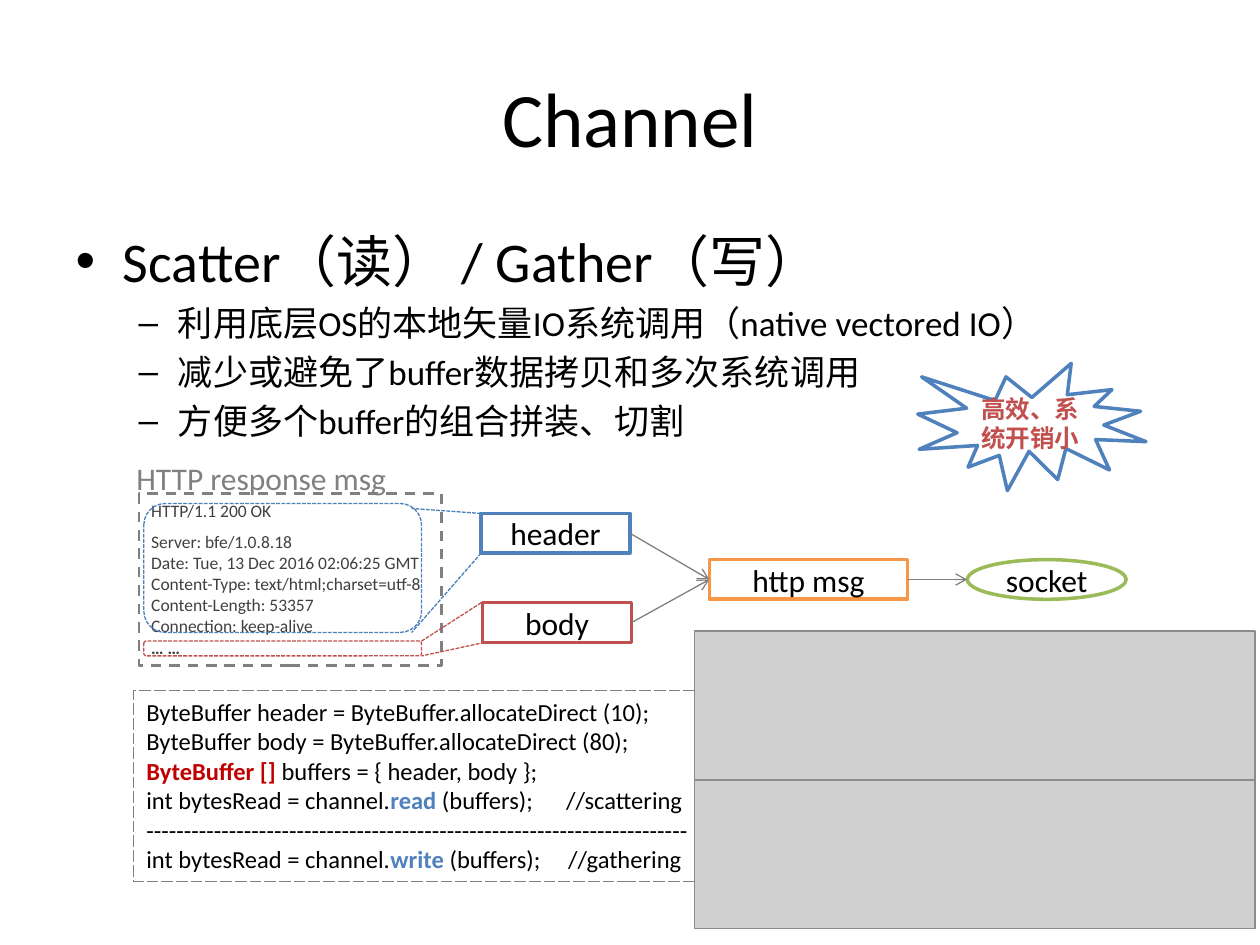
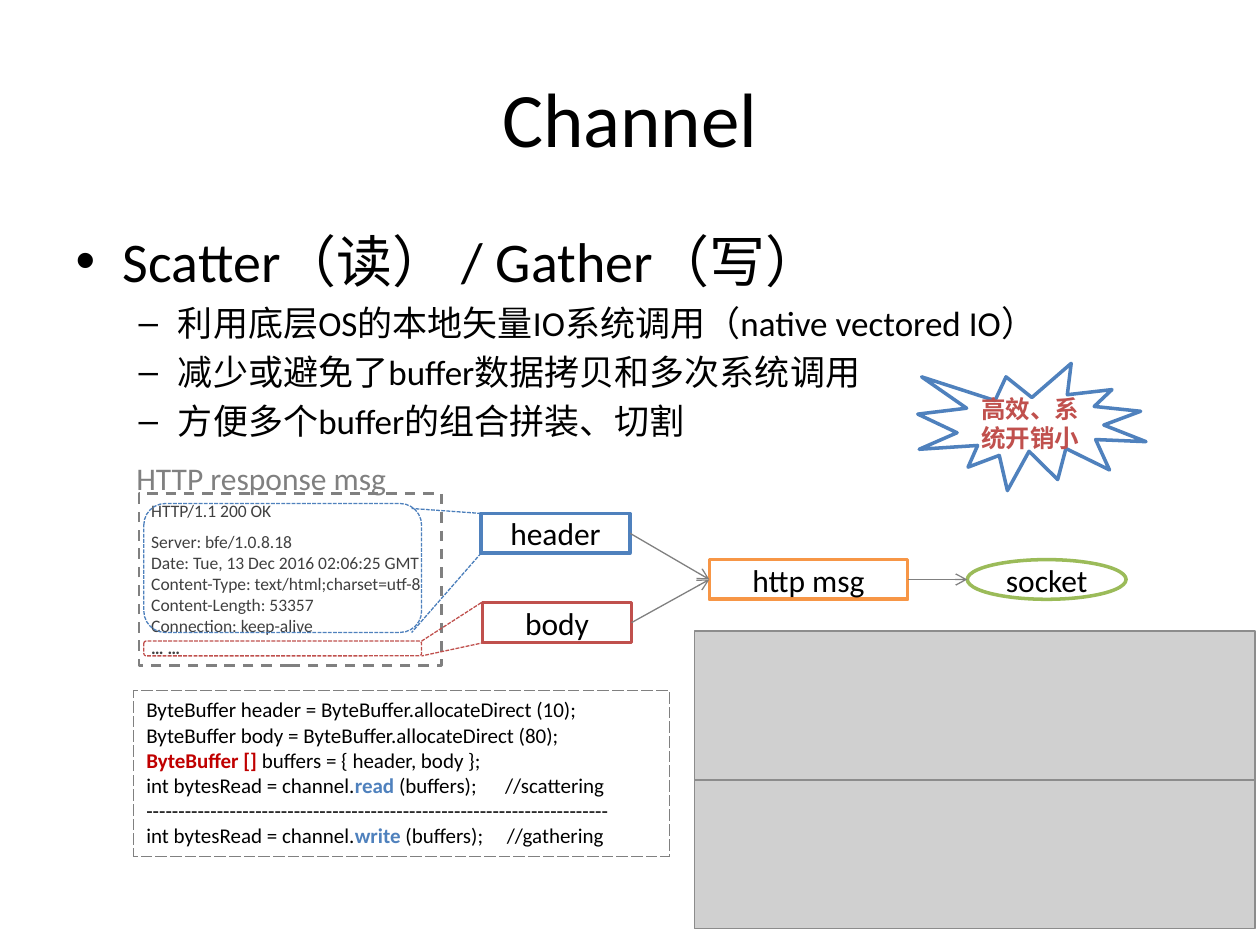
Before and after one commit to guhanjie/Knowledge-sharing, a slide deck: slide 26 of 扒一扒Java IO那些事儿.pptx. Drawn at 1260x945 pixels with LibreOffice and Linux fonts; fonts in the diff are those of the drawing; grey boxes stand for pictures. Boxes give left, top, right and bottom in pixels: in the first picture for what was removed or moved away, otherwise in the second. Text is boxed around its words. In the diff, an @@ line names an element or a change of style, - is before the commit and + after.

```diff
--- a/扒一扒Java IO那些事儿.pptx
+++ b/扒一扒Java IO那些事儿.pptx
@@ rectangle "ByteBuffer header = ByteBuffer.allocateDirect (10);": place and size @@
-rectangle "ByteBuffer header = ByteBuffer.allocateDirect (10);" at [134,690,1123,881]
+rectangle "ByteBuffer header = ByteBuffer.allocateDirect (10);" at [134,690,669,856]
@@ rectangle "ByteBuffer header = ByteBuffer.allocateDirect (10);" at [134,690,669,856]: size 14 to 12 pt @@
```
Also in this commit, not shown: 4 other slides changed, 1 slide added.
